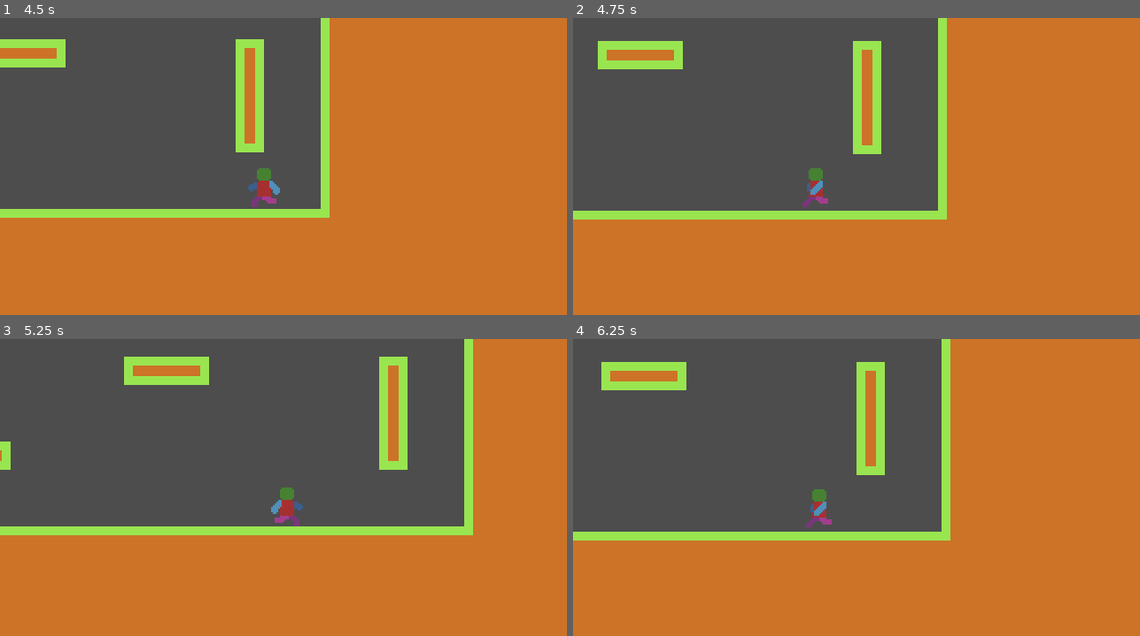
Above: before the commit, frames 1-4 (two rows, left to right).
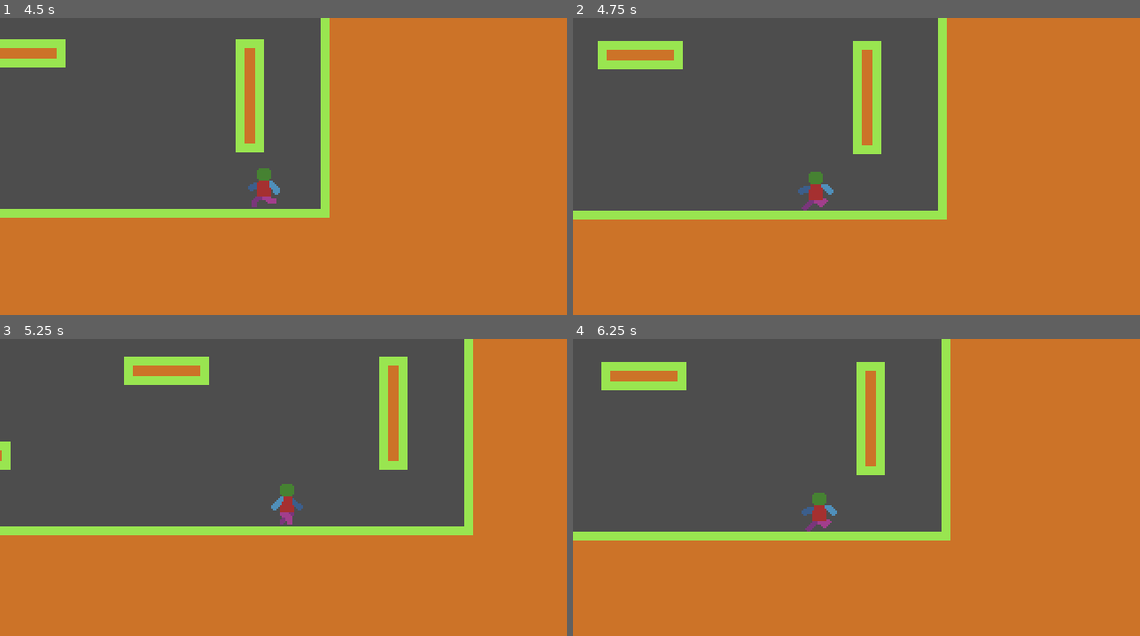
Above: after the commit, the same moments.

Repository: Vladimir91f/MyTest2DGame
Game: Godot game, scene res://MainScene/MainScene.tscn
Same seed, same stepped clock (60 frames per second), same inputs: the game is played once before the commit and once after it.
Inputs:
- Up to frame 1 (4.5 s): tap Enter at 0.5 s; hold D (KeyRight) 0.53-2.03 s; tap Space (KeyJump) at 0.77, 1.52, 3.02, 3.77 s; hold A (KeyLeft) 2.03-2.78 s; hold D (KeyRight) 2.78-4.28 s; hold A (KeyLeft) from 4.28 s (still down)
- Up to frame 2 (4.75 s): keep holding A (KeyLeft); tap Space (KeyJump) at 4.52 s
- Up to frame 3 (5.25 s): release A (KeyLeft) at 5.03 s; hold D (KeyRight) from 5.03 s (still down)
- Up to frame 4 (6.25 s): release D (KeyRight) at 5.78 s; hold A (KeyLeft) from 5.78 s (still down); tap Space (KeyJump) at 6.02 s

Frame 1 is identical in both runs. In frame 2, 0.3% of the frame differs, in the area x 39-46%, y 50-65%; in frame 3, 0.2%; in frame 4, 0.3%.

Commit message:
Добавил состояния и переходы на них.

Diff:
--- a/Entities/Player/Player.gd
+++ b/Entities/Player/Player.gd
@@ -3,6 +3,13 @@
 @onready var Collider: CollisionShape2D = $Collider
 @onready var Sprite: Sprite2D = $Sprite
 @onready var Animator: AnimationPlayer = $Animator
+@onready var PlayerSM: Node = $StateMachine
+
+# States
+const IDLE = "Idle"
+const RUN = "Run"
+const JUMP = "Jump"
+const FALL = "Fall"
 
 # Movement
 const RUN_SPEED = 150.0
@@ -10,8 +17,7 @@
 const GROUND_DECELERATION = 50 # замедление на земле
 var moveDirectionX = 0
 
-# Jump
-const JUMP_VELOCITY = -300.0
+# Gravity
 const GRAVITY_POWER = 700
 
 var facing = 0 # куда повернут игрок ((-1) - лево, 1 - право)
@@ -29,22 +35,7 @@
 	HandleKeyInput()
 	HandleHorizontalMovement()
 	HandleSpriteFlipH()
-
-	# Handle jump. Анимация не будет работать, её перекроет анимация бега
-	if keyJumpJustPressed and is_on_floor():
-		velocity.y = JUMP_VELOCITY
-		Animator.play('Jump')
-
-	if not is_on_floor() and velocity.y >= 0:
-		Animator.play('Fall')
-
-	# Get the input direction and handle the movement/deceleration.
-	# As good practice, you should replace UI actions with custom gameplay actions.
-	if !keyJumpJustPressed and is_on_floor():
-		if moveDirectionX:
-			Animator.play('Run')
-		else:
-			Animator.play('Idle')
+	HandleChangeState()
 
 	move_and_slide()
 
@@ -70,5 +61,18 @@
 	else: # Для плавной остановки игрока
 		velocity.x = move_toward(velocity.x, moveDirectionX * RUN_SPEED, deceleration)
 
+func HandleChangeState():
+	if keyJumpJustPressed and is_on_floor():
+		PlayerSM.ChangeState(JUMP)
+
+	if not is_on_floor() and velocity.y >= 0:
+		PlayerSM.ChangeState(FALL)
+
+	if !keyJumpJustPressed and is_on_floor():
+		if moveDirectionX:
+			PlayerSM.ChangeState(RUN)
+		else:
+			PlayerSM.ChangeState(IDLE)
+
 func HandleSpriteFlipH():
 	Sprite.flip_h = facing < 1
--- a/Entities/Player/Player.tscn
+++ b/Entities/Player/Player.tscn
@@ -1,7 +1,12 @@
-[gd_scene load_steps=10 format=3 uid="uid://ovphx270r7d5"]
+[gd_scene load_steps=15 format=3 uid="uid://ovphx270r7d5"]
 
 [ext_resource type="Texture2D" uid="uid://hm8p4go5br66" path="res://Resources/Character base.png" id="1_e5kic"]
 [ext_resource type="Script" uid="uid://d0pfwqvn8ji8q" path="res://Entities/Player/Player.gd" id="1_ww0jn"]
+[ext_resource type="Script" uid="uid://bch1hhrpljslk" path="res://Entities/Player/PlayerStateMachine.gd" id="3_1des2"]
+[ext_resource type="Script" uid="uid://dn7a2uandv4ny" path="res://Entities/Player/States/Idle.gd" id="4_an6q6"]
+[ext_resource type="Script" uid="uid://balu0dhrd7mfs" path="res://Entities/Player/States/Run.gd" id="5_an6q6"]
+[ext_resource type="Script" uid="uid://d234q5hjisehc" path="res://Entities/Player/States/Jump.gd" id="6_hj1c0"]
+[ext_resource type="Script" uid="uid://bwtw6131gmpln" path="res://Entities/Player/States/Fall.gd" id="7_x44r4"]
 
 [sub_resource type="RectangleShape2D" id="RectangleShape2D_ww0jn"]
 size = Vector2(10, 23)
@@ -121,3 +126,19 @@
 &"": SubResource("AnimationLibrary_1des2")
 }
 autoplay = "Idle"
+
+[node name="StateMachine" type="Node" parent="." node_paths=PackedStringArray("InitialState")]
+script = ExtResource("3_1des2")
+InitialState = NodePath("Idle")
+
+[node name="Idle" type="Node" parent="StateMachine"]
+script = ExtResource("4_an6q6")
+
+[node name="Run" type="Node" parent="StateMachine"]
+script = ExtResource("5_an6q6")
+
+[node name="Jump" type="Node" parent="StateMachine"]
+script = ExtResource("6_hj1c0")
+
+[node name="Fall" type="Node" parent="StateMachine"]
+script = ExtResource("7_x44r4")
--- a/Entities/Player/PlayerState.gd
+++ b/Entities/Player/PlayerState.gd
@@ -1,20 +1,9 @@
 class_name PlayerState extends State
 
-const IDLE = "Idle"
-const RUNNING = "Running"
-const JUMPING = "Jumping"
-const FALLING = "Falling"
-
-@onready var player: CharacterBody2D = $"."
-
+@onready var player: CharacterBody2D
 
 # Called when the node enters the scene tree for the first time.
 func _ready() -> void:
 	await owner.ready
 	player = owner as Player
 	assert(Player != null, "Состояние PlayerState должно использоваться только в сцене игрока. Необходимо чтобы владельцем был узел Player.")
-
-
-# Called every frame. 'delta' is the elapsed time since the previous frame.
-func _process(delta: float) -> void:
-	pass
--- /dev/null
+++ b/Entities/Player/PlayerStateMachine.gd
@@ -0,0 +1 @@
+extends StateMachine
--- /dev/null
+++ b/Entities/Player/States/Fall.gd
@@ -0,0 +1,7 @@
+class_name Fall extends PlayerState
+
+func Enter():
+	pass
+
+func Update(_delta):
+	player.Animator.play(player.FALL)
--- /dev/null
+++ b/Entities/Player/States/Idle.gd
@@ -0,0 +1,7 @@
+class_name Idle extends PlayerState
+
+func Enter():
+	player.velocity = Vector2.ZERO
+
+func Update(_delta):
+	player.Animator.play(player.IDLE)
--- /dev/null
+++ b/Entities/Player/States/Jump.gd
@@ -0,0 +1,9 @@
+class_name Jump extends PlayerState
+
+const JUMP_VELOCITY = -300.0
+
+func Enter():
+	player.velocity.y = JUMP_VELOCITY
+
+func Update(_delta):
+	player.Animator.play(player.JUMP)
--- /dev/null
+++ b/Entities/Player/States/Run.gd
@@ -0,0 +1,7 @@
+class_name Run extends PlayerState
+
+func Enter():
+	pass
+
+func Update(_delta):
+	player.Animator.play(player.RUN)
--- a/StateMachine/StateMachine.gd
+++ b/StateMachine/StateMachine.gd
@@ -1,4 +1,4 @@
-extends Node
+class_name StateMachine extends Node
 
 @export var InitialState: State = null
 
@@ -10,7 +10,7 @@
 
 # Called when the node enters the scene tree for the first time.
 func _ready() -> void:
-	pass
+	Initialize()
 
 # Called every frame. 'delta' is the elapsed time since the previous frame.
 func _process(delta: float) -> void:
Not shown, added: Entities/Player/PlayerStateMachine.gd.uid
Not shown, added: Entities/Player/States/Fall.gd.uid
Not shown, added: Entities/Player/States/Idle.gd.uid
Not shown, added: Entities/Player/States/Jump.gd.uid
Not shown, added: Entities/Player/States/Run.gd.uid
